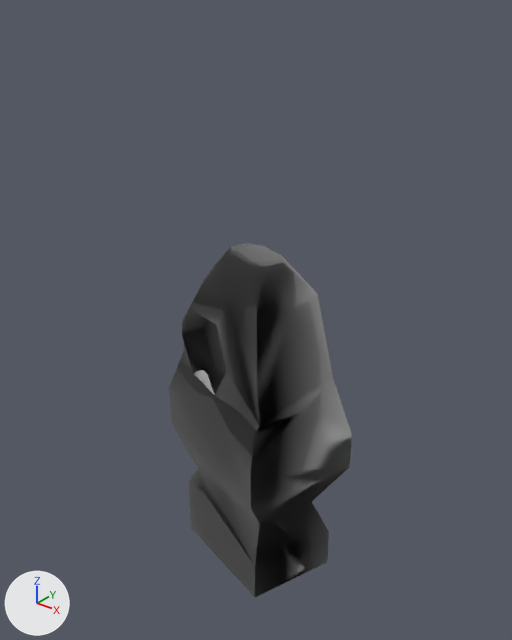
The FBX model Assets/Models/Props/First_Lv_Props/Rock_Rune_003.fbx, before and after one commit.
One viewpoint serves both versions: a camera (50 mm lens) standing at (3.78, -4.72, 5.7) and looking at (-0.12, 0.15, 2.68). Arrows for +X, +Y and +Z are at lower left; the lights stay in place.
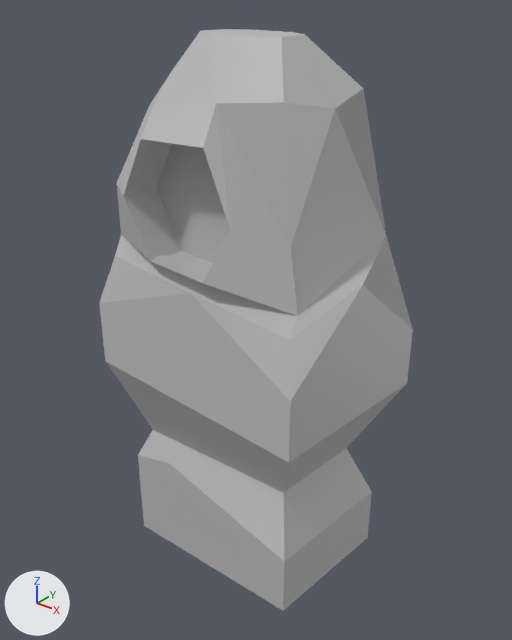
Location of each change, (x1, y1, x2, y2) in pixels of the pictures (512 x 640 px):
'polySurface20', shading changed, moved, turned, rescaled
    before: (169, 243, 352, 597)
    after: (99, 29, 413, 611)

What changed in the scene script:
```text
Change me_mesh:
    where me_mesh.from_pydata(...)  # 63 vertices, 66 faces; spans x -56.0..56.0, y 0.0..203.0, z -47.0..47.0
    used by ob_polysurface20; parent = ob_polysurface18; location = (0.0, -10.33, 0.0); scale = (1.74, 1.74, 1.74)
    me_mesh part 1: edges marked sharp go from 0 to 118
Change ob_polysurface20:
    ob_polysurface20.location: (0.0, -10.33, 0.0) -> (-12.63, -10.33, -8.333)
    ob_polysurface20.rotation_euler: (0.0, 0.0, 0.0) -> (0.0, 0.253, 0.0)  # degrees (0, 0, 0) -> degrees (0, 14, 0)
    ob_polysurface20.scale: (1.74, 1.74, 1.74) -> (2.65, 2.65, 2.65)
```
